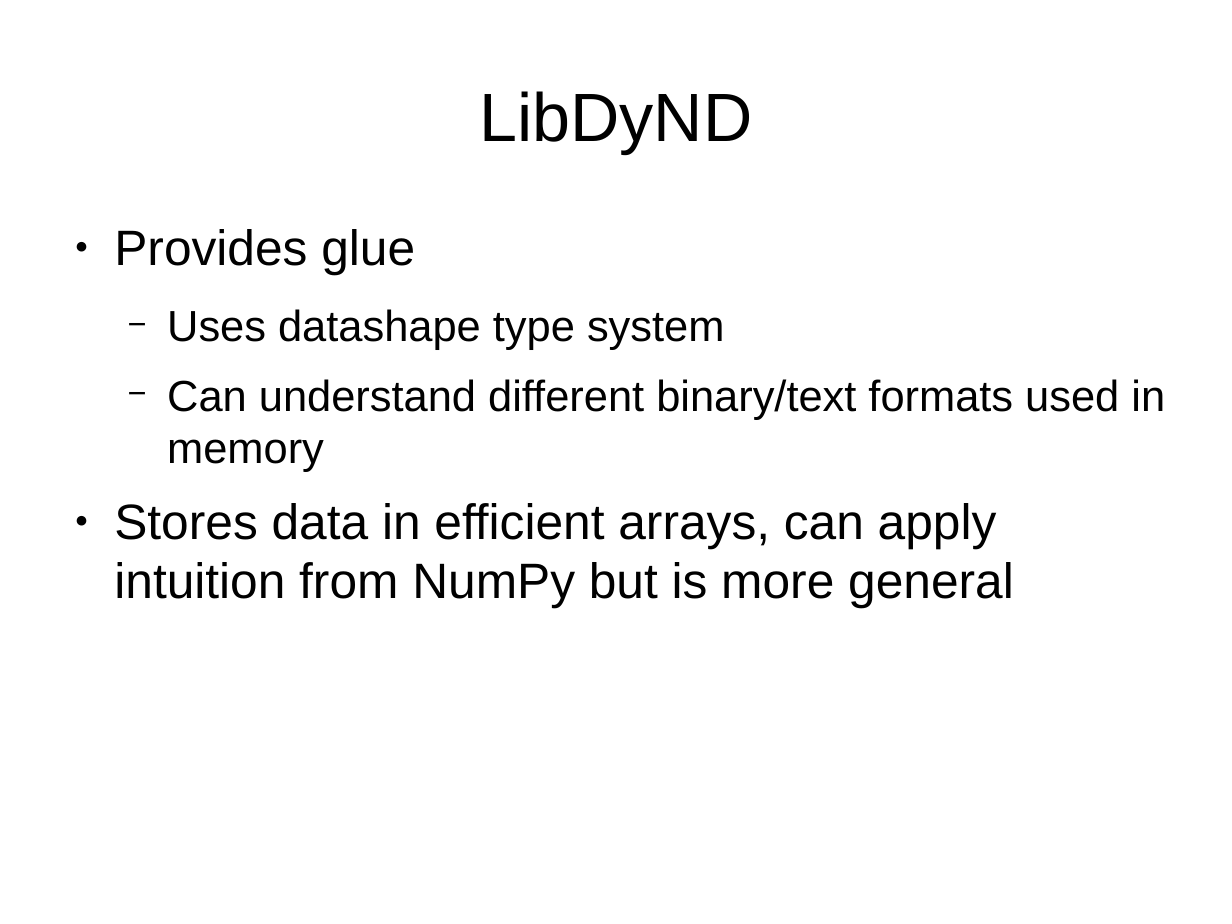
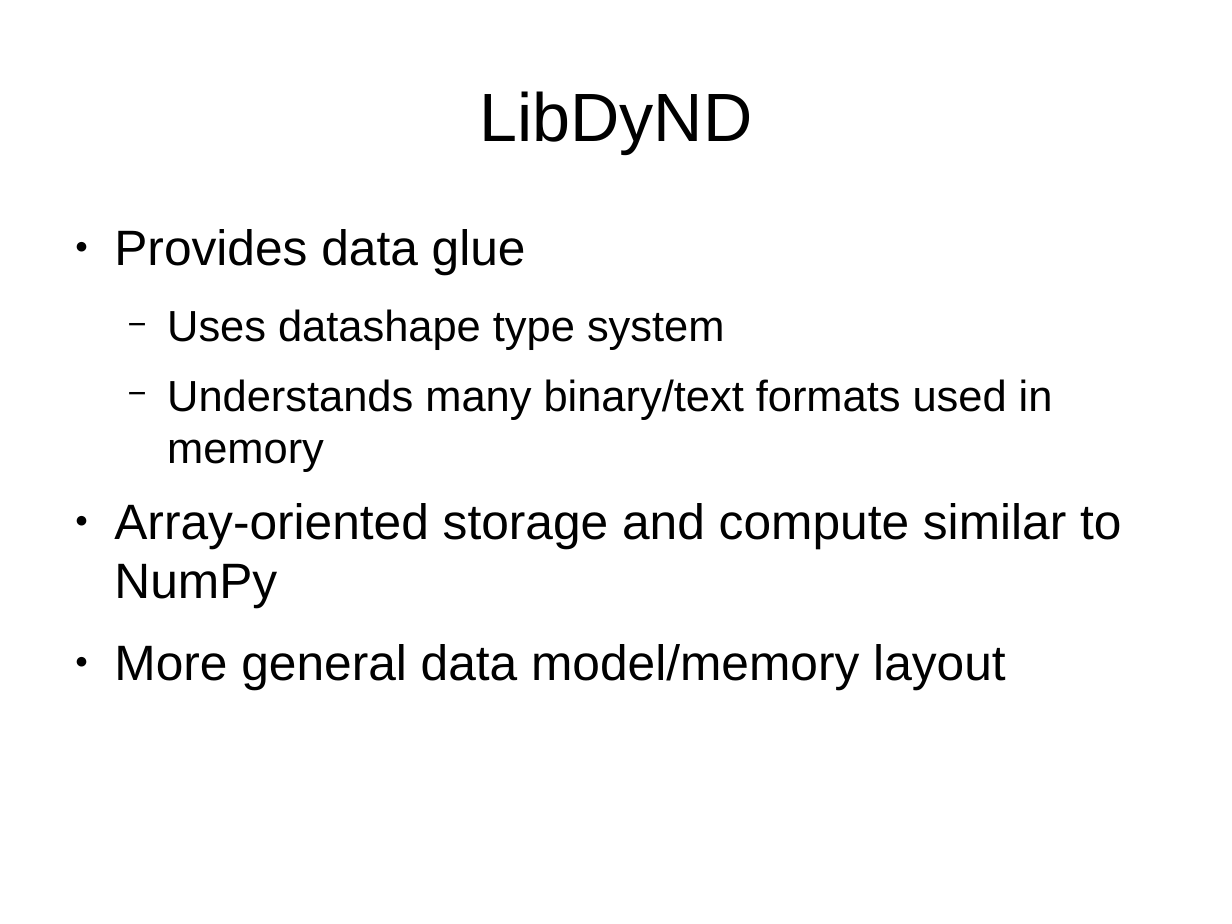
Before and after one commit to mrocklin/blaze-scipy-2014, a slide deck: slide 28 of SciPy2014Blaze.odp (slide 29 before the commit). Drawn at 1232x924 pixels with LibreOffice and Linux fonts; fonts in the diff are those of the drawing; background and template pictures are left out. Boxes give left, top, right and bottom in pixels: in the first picture for what was removed or moved away, otherwise in the second. Text is boxed around its words. In the diff, an @@ line names an element or a change of style, - is before the commit and + after.

Commit message:
Slide changes

```diff
--- a/SciPy2014Blaze.odp
+++ b/SciPy2014Blaze.odp
@@ text at (x1=114, y1=229, x2=526, y2=275): text changed @@
-● Provides glue
+● Provides data glue
@@ text at (x1=114, y1=379, x2=1121, y2=690): text changed @@
-  − Can understand different binary/text formats used in memory
-● Stores data in efficient arrays, can apply intuition from NumPy but is more general
+  − Understands many binary/text formats used in memory
+● Array-oriented storage and compute similar to NumPy
+● More general data model/memory layout
```
Also in this commit, not shown: 3 other slides changed, 4 slides added, 5 slides removed.
